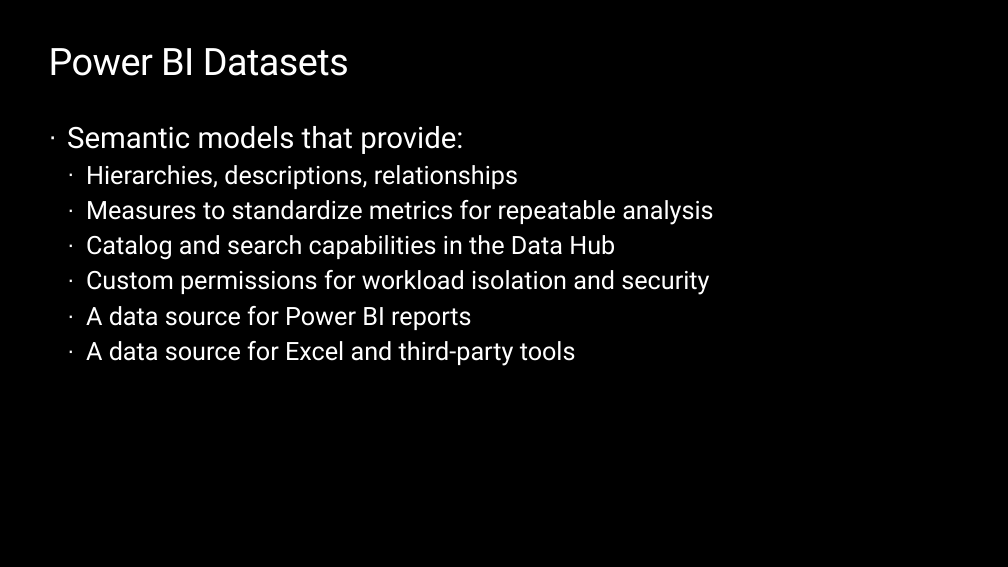
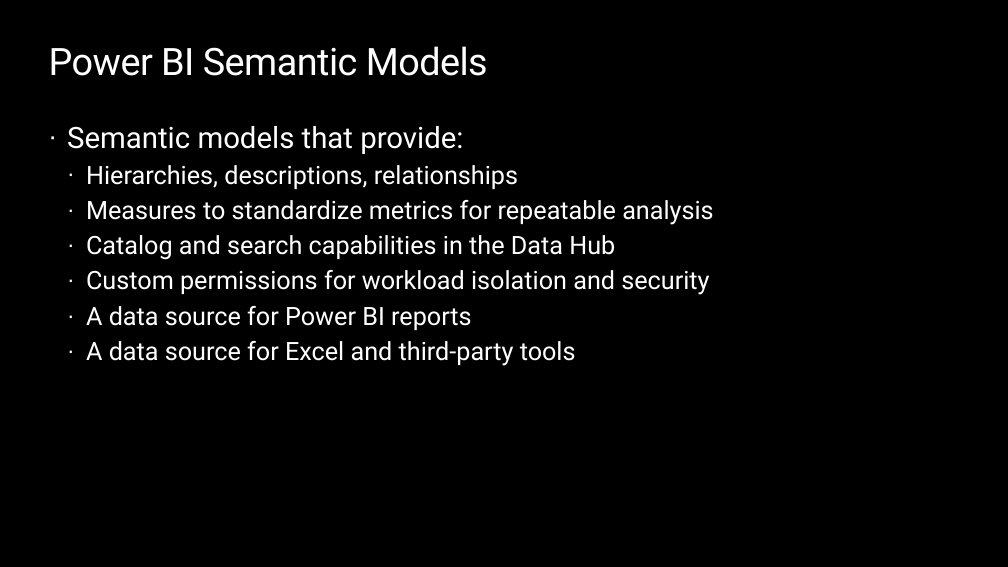
Before and after one commit to opsgility/fabric, a slide deck: slide 5 of slides/Dantoni-Opsgility-MSFabric-Module11.pptx. Drawn at 1008x567 pixels with LibreOffice and Linux fonts; fonts in the diff are those of the drawing; background and template pictures are left out. Boxes give left, top, right and bottom in pixels: in the first picture for what was removed or moved away, otherwise in the second. Text is boxed around its words. In the diff, an @@ line names an element or a change of style, - is before the commit and + after.

```diff
--- a/slides/Dantoni-Opsgility-MSFabric-Module11.pptx
+++ b/slides/Dantoni-Opsgility-MSFabric-Module11.pptx
@@ title at (x1=49, y1=46, x2=488, y2=76): text changed @@
-Power BI Datasets
+Power BI Semantic Models
```
Also in this commit, not shown: 14 other slides changed, 8 other files.
